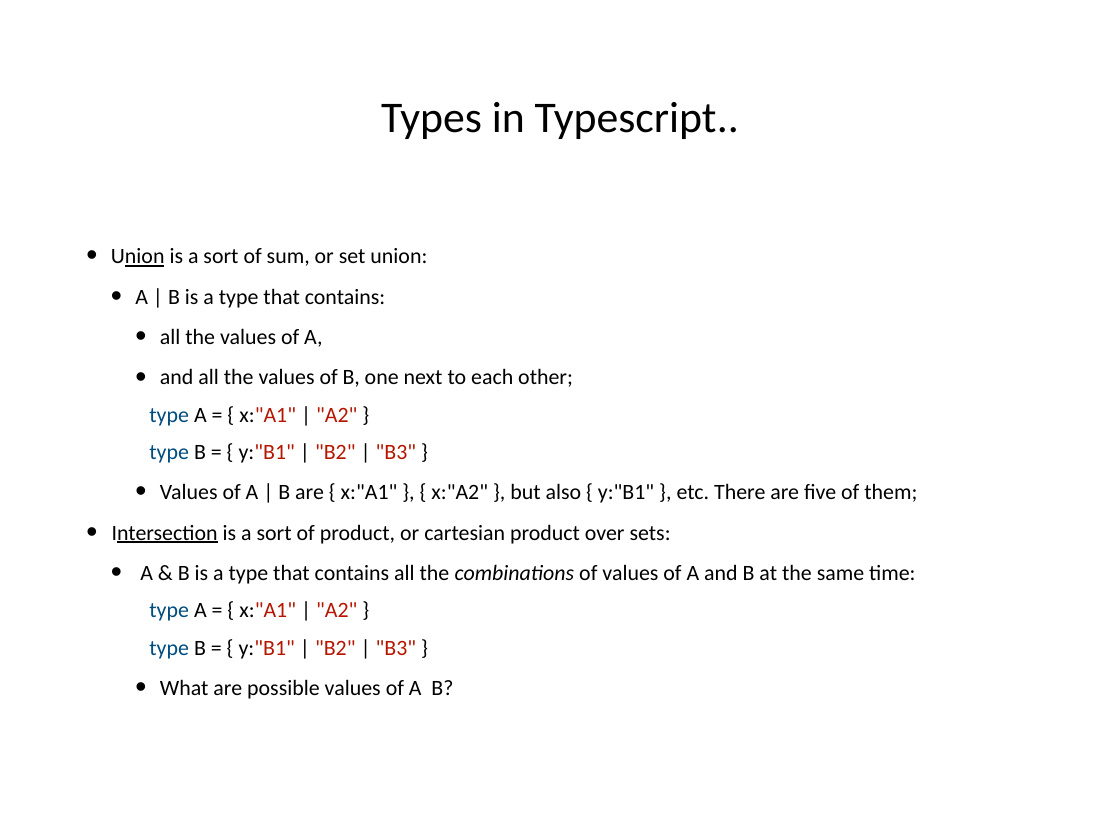
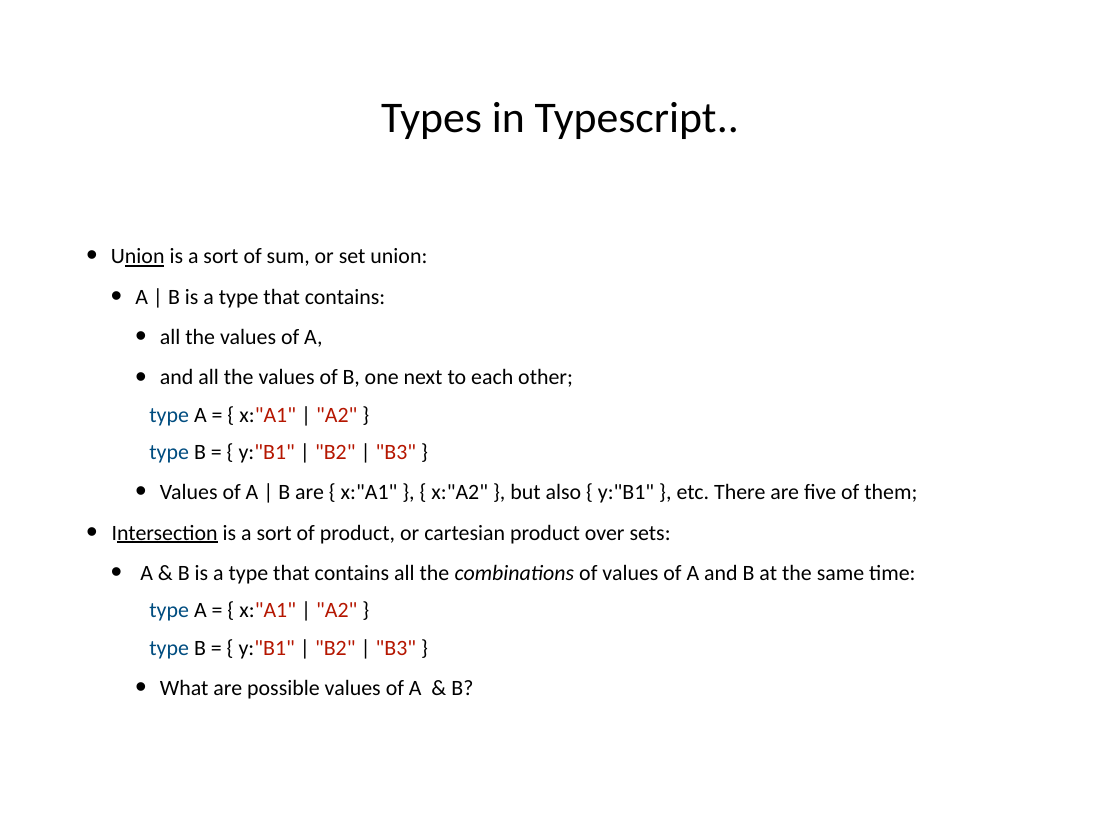
Before and after one commit to hogeschool/Development-5, a slide deck: slide 29 of Lectures/Lecture5/lesson5.pptx. Drawn at 1120x840 pixels with LibreOffice and Linux fonts; fonts in the diff are those of the drawing. Boxes give left, top, right and bottom in pixels: in the first picture for what was removed or moved away, otherwise in the second. Text is boxed around its words. In the diff, an @@ line names an element or a change of style, - is before the commit and + after.

```diff
--- a/Lectures/Lecture5/lesson5.pptx
+++ b/Lectures/Lecture5/lesson5.pptx
@@ text at (x1=160, y1=679, x2=473, y2=699): text changed @@
-    • What are possible values of A B?
+    • What are possible values of A & B?
```
Also in this commit, not shown: 2 other slides changed.
